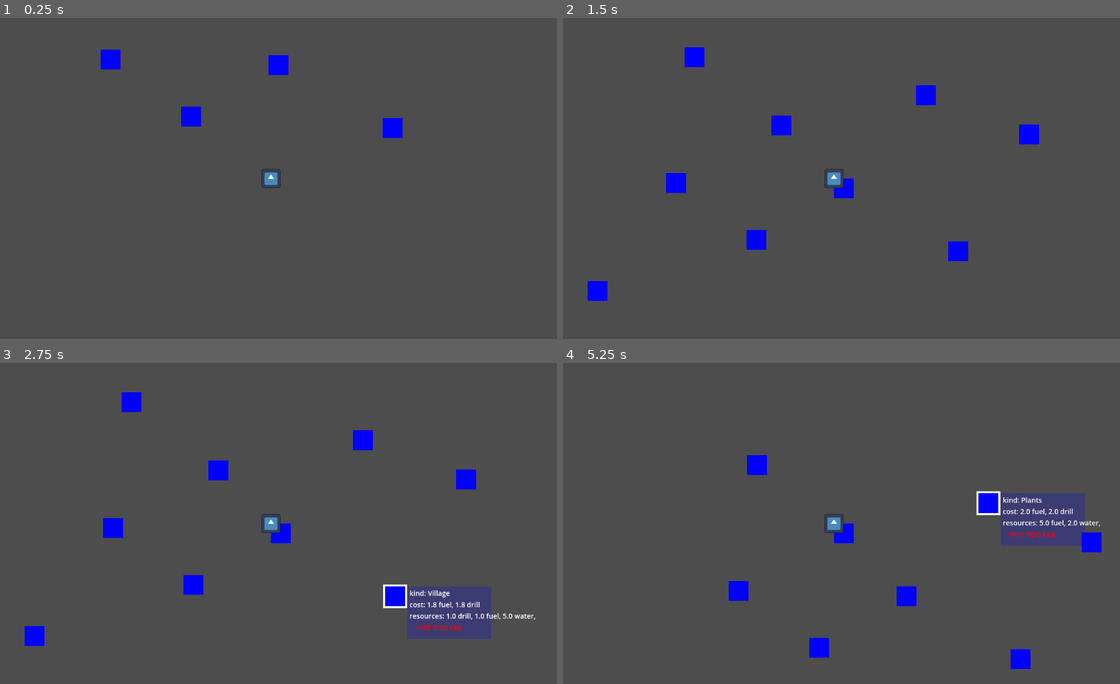
Above: before the commit, frames 1-4 (two rows, left to right).
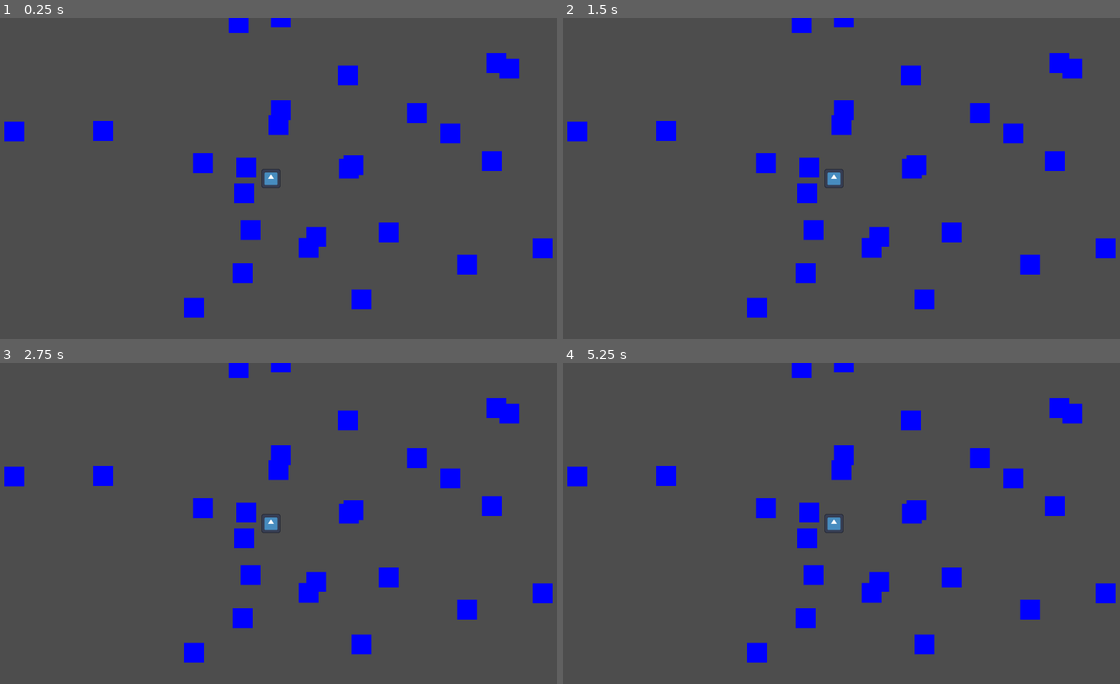
Above: after the commit, the same moments.

Repository: Lukko-Digital/upwell
Game: Godot game, scene res://src/map/map.tscn
The game is run twice, just before and just after one commit, with the same random seed, the same clock (stepped at 60 frames per second) and the same inputs. The engine's default icon, where the game draws it, is replaced by a stand-in: a white triangle on a blue panel in a dark square.
Inputs (mouse positions are in pixels of both pictures, inside the frame that each line leads up to):
- Up to frame 1 (0.25 s): no input
- Up to frame 2 (1.5 s): tap Enter at 0.5 s; drag from (752, 117) to (841, 66) at 0.52 s; tap Space at 1.25 s; drag from (930, 136) to (841, 188) at 1.27 s
- Up to frame 3 (2.75 s): tap Enter at 2 s; move the mouse to (395, 597) at 2.02 s; click (395, 597) at 2.17 s
- Up to frame 4 (5.25 s): tap Space at 2.75, 4.25 s; drag from (674, 526) to (841, 533) at 2.77 s; tap Enter at 3.5 s; drag from (780, 468) to (958, 597) at 3.52 s; drag from (1092, 542) to (1019, 658) at 4.27 s; move the mouse to (986, 504) at 5.02 s; click (986, 504) at 5.17 s

The runs differ from the first frame. In frame 1, 6.3% of the frame differs, in the area x 0-100%, y 0-94%; in frame 2, 7.3%; in frame 3, 9.7%; in frame 4, 9.5%.

Commit message:
random pipe tree generation

Diff:
--- /dev/null
+++ b/src/map/generate_pipes.gd
@@ -0,0 +1,45 @@
+extends Node
+
+var pipe = preload ("res://src/map/pipe.tscn")
+
+@export var angle_variance = PI / 12
+@export var separation_angle = PI / 3
+@export var roots = 5
+@export var depth = 10
+@export var distance_variance = 50
+@export var child_distribution = [6, 3, 3, 1]
+
+var direction = Vector2.UP
+var distance = 200
+
+func _ready():
+	var temp = []
+	for i in range(child_distribution.size()):
+		for j in range(child_distribution[i]):
+			temp.append(i)
+	child_distribution = temp
+
+	for i in range(roots):
+		var pipe_instance = pipe.instantiate()
+		var offset = randi_range( - distance_variance, distance_variance)
+		pipe_instance.position = direction * (distance + offset) / 1.5
+		add_child(pipe_instance)
+
+		generate_tree(pipe_instance.position, direction, depth)
+
+		direction = direction.rotated(2 * PI / roots)
+
+func generate_tree(pos: Vector2, dir: Vector2, d: int):
+	if d == 0:
+		return
+
+	var pipe_instance = pipe.instantiate()
+	var offset = randi_range( - distance_variance, distance_variance)
+	pipe_instance.position = pos + dir * (distance + offset)
+	add_child(pipe_instance)
+
+	var num_children = child_distribution[randi() % child_distribution.size()]
+
+	for i in range(num_children):
+		var new_dir = dir.rotated(separation_angle * (i - num_children / 2.0) + randf_range( - angle_variance, angle_variance))
+		generate_tree(pipe_instance.position, new_dir, d - 1)
--- a/src/map/map.tscn
+++ b/src/map/map.tscn
@@ -1,6 +1,6 @@
 [gd_scene load_steps=3 format=3 uid="uid://dehvliuxtnep4"]
 
-[ext_resource type="PackedScene" uid="uid://b2rc3h6yo2agm" path="res://src/map/pipe.tscn" id="1_0a607"]
+[ext_resource type="Script" path="res://src/map/generate_pipes.gd" id="1_e4xvu"]
 [ext_resource type="PackedScene" uid="uid://w0qn00118ti6" path="res://src/map/player.tscn" id="2_l18lf"]
 
 [node name="Map" type="Control"]
@@ -12,63 +12,9 @@
 grow_vertical = 2
 
 [node name="Pipes" type="Node" parent="."]
-
-[node name="Pipe" parent="Pipes" instance=ExtResource("1_0a607")]
-offset_left = 433.0
-offset_top = 429.0
-offset_right = 473.0
-offset_bottom = 469.0
-
-[node name="Pipe2" parent="Pipes" instance=ExtResource("1_0a607")]
-offset_left = 609.0
-offset_top = 325.0
-offset_right = 649.0
-offset_bottom = 365.0
-
-[node name="Pipe3" parent="Pipes" instance=ExtResource("1_0a607")]
-offset_left = 839.0
-offset_top = 452.0
-offset_right = 879.0
-offset_bottom = 492.0
-
-[node name="Pipe4" parent="Pipes" instance=ExtResource("1_0a607")]
-offset_left = 271.0
-offset_top = 314.0
-offset_right = 311.0
-offset_bottom = 354.0
-
-[node name="Pipe5" parent="Pipes" instance=ExtResource("1_0a607")]
-offset_left = 483.0
-offset_top = 198.0
-offset_right = 523.0
-offset_bottom = 238.0
-
-[node name="Pipe6" parent="Pipes" instance=ExtResource("1_0a607")]
-offset_left = 982.0
-offset_top = 216.0
-offset_right = 1022.0
-offset_bottom = 256.0
-
-[node name="Pipe7" parent="Pipes" instance=ExtResource("1_0a607")]
-offset_left = 774.0
-offset_top = 137.0
-offset_right = 814.0
-offset_bottom = 177.0
-
-[node name="Pipe8" parent="Pipes" instance=ExtResource("1_0a607")]
-offset_left = 308.0
-offset_top = 60.0
-offset_right = 348.0
-offset_bottom = 100.0
-
-[node name="Pipe9" parent="Pipes" instance=ExtResource("1_0a607")]
-offset_left = 113.0
-offset_top = 532.0
-offset_right = 153.0
-offset_bottom = 572.0
+script = ExtResource("1_e4xvu")
 
 [node name="Player" parent="." instance=ExtResource("2_l18lf")]
 z_index = 1
-position = Vector2(614, 574)
 
 [node name="Camera2D" type="Camera2D" parent="Player"]
--- a/src/map/pipe.gd
+++ b/src/map/pipe.gd
@@ -36,7 +36,7 @@
 		resources[resource] = attributes.resources[resource]
 	resources_text = attributes.get_info()
 
-	hide()
+	# hide()
 	info_tag.hide()
 	pipe_info.hide()
 
--- a/src/map/player.tscn
+++ b/src/map/player.tscn
@@ -4,10 +4,10 @@
 [ext_resource type="Script" path="res://src/map/player.gd" id="2_45e2i"]
 
 [sub_resource type="CircleShape2D" id="CircleShape2D_nm25o"]
-radius = 810.007
+radius = 800.0
 
 [sub_resource type="CircleShape2D" id="CircleShape2D_j20ql"]
-radius = 1310.0
+radius = 1800.0
 
 [node name="Player" type="Sprite2D"]
 scale = Vector2(0.3, 0.3)
